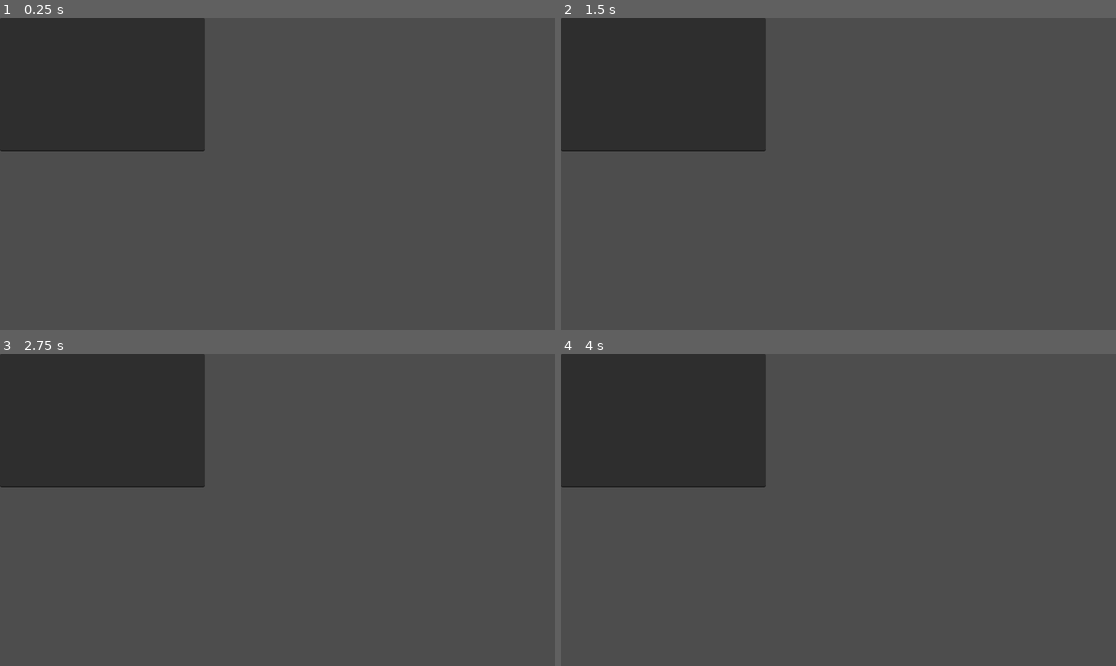
Above: before the commit, frames 1-4 (two rows, left to right).
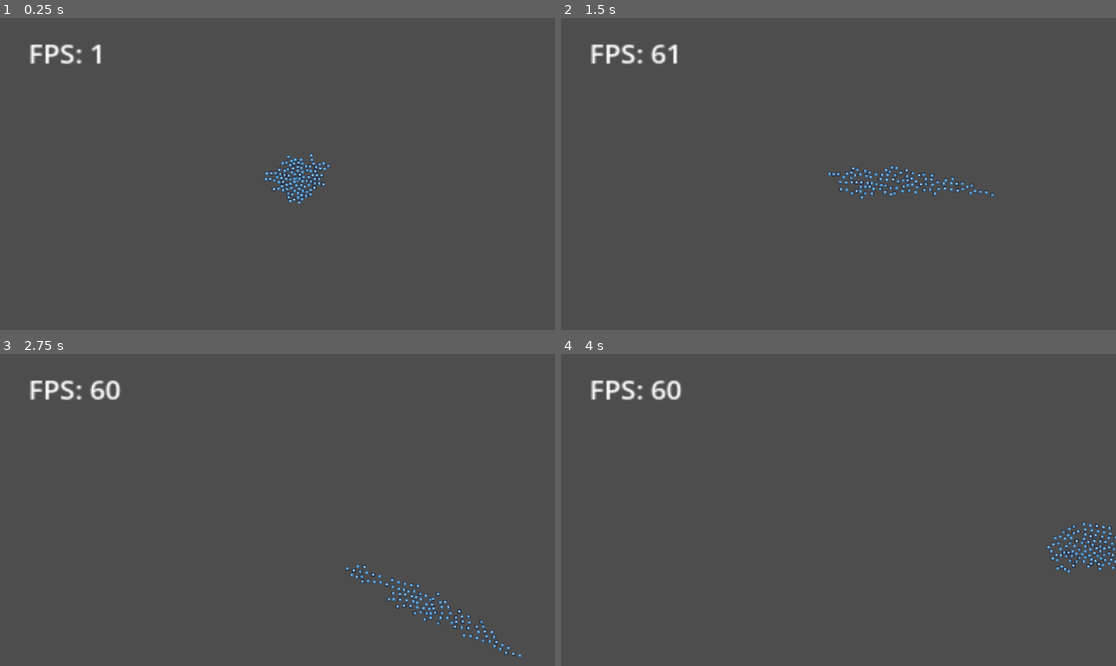
Above: after the commit, the same moments.

Repository: James-Perdue/GMTKJam24
Game: Godot game, scene res://scenes/RootLevel.tscn
Same seed, same stepped clock (60 frames per second), same inputs: the game is played once before the commit and once after it. Before the commit the project starts from res://scenes/test.tscn. The engine's default icon, where the game draws it, is replaced by a stand-in: a white triangle on a blue panel in a dark square.
Inputs:
- Up to frame 1 (0.25 s): no input
- Up to frame 2 (1.5 s): hold D (move_right, bound only after the commit) 0.53-1.28 s; hold S (move_down, bound only after the commit) from 1.28 s (still down)
- Up to frame 3 (2.75 s): release S (move_down, bound only after the commit) at 2.03 s; hold D (move_right, bound only after the commit) from 2.03 s (still down)
- Up to frame 4 (4 s): release D (move_right, bound only after the commit) at 2.78 s; hold W (move_up, bound only after the commit) 2.78-3.53 s; hold A (move_left, bound only after the commit) from 3.53 s (still down)

The runs differ from the first frame. In frame 1, 16% of the frame differs, in the area x 0-60%, y 0-60%; in frame 2, 16%; in frame 3, 16%, in the area x 0-94%, y 0-98%; in frame 4, 16%.

Commit message:
Cells round 1

Diff:
--- /dev/null
+++ b/Cell.tscn
@@ -0,0 +1,18 @@
+[gd_scene load_steps=4 format=3 uid="uid://03jcgxsedise"]
+
+[ext_resource type="Script" path="res://cell.gd" id="1_ou2ee"]
+[ext_resource type="SpriteFrames" uid="uid://buswbbf3dlopx" path="res://Sprite/Cell.tres" id="2_58gj8"]
+
+[sub_resource type="CircleShape2D" id="CircleShape2D_u24hl"]
+
+[node name="Cell" type="CharacterBody2D"]
+scale = Vector2(0.063, 0.063)
+motion_mode = 1
+script = ExtResource("1_ou2ee")
+
+[node name="CollisionShape2D" type="CollisionShape2D" parent="."]
+scale = Vector2(7.17039, 7.03077)
+shape = SubResource("CircleShape2D_u24hl")
+
+[node name="AnimatedSprite2D" type="AnimatedSprite2D" parent="."]
+sprite_frames = ExtResource("2_58gj8")
--- /dev/null
+++ b/Colony.tscn
@@ -0,0 +1,12 @@
+[gd_scene load_steps=3 format=3 uid="uid://bx4n2alsx7ws4"]
+
+[ext_resource type="Script" path="res://colony.gd" id="1_xd5u4"]
+[ext_resource type="Texture2D" uid="uid://cnh6fxrqyf5bo" path="res://icon.svg" id="2_j5ywq"]
+
+[node name="Colony" type="Node2D"]
+scale = Vector2(0.25, 0.25)
+script = ExtResource("1_xd5u4")
+
+[node name="Sprite2D" type="Sprite2D" parent="."]
+visible = false
+texture = ExtResource("2_j5ywq")
--- /dev/null
+++ b/PlayerController.tscn
@@ -0,0 +1,9 @@
+[gd_scene load_steps=3 format=3 uid="uid://clhgopfoq7iyb"]
+
+[ext_resource type="Script" path="res://player_controller.gd" id="1_1ob37"]
+[ext_resource type="PackedScene" uid="uid://bx4n2alsx7ws4" path="res://Colony.tscn" id="2_3b7ar"]
+
+[node name="PlayerController" type="Node2D"]
+script = ExtResource("1_1ob37")
+
+[node name="Colony" parent="." instance=ExtResource("2_3b7ar")]
--- /dev/null
+++ b/Sprite/Cell.tres
@@ -0,0 +1,14 @@
+[gd_resource type="SpriteFrames" load_steps=2 format=3 uid="uid://buswbbf3dlopx"]
+
+[ext_resource type="Texture2D" uid="uid://cnh6fxrqyf5bo" path="res://icon.svg" id="1_resh5"]
+
+[resource]
+animations = [{
+"frames": [{
+"duration": 1.0,
+"texture": ExtResource("1_resh5")
+}],
+"loop": true,
+"name": &"default",
+"speed": 5.0
+}]
--- /dev/null
+++ b/cell.gd
@@ -0,0 +1,22 @@
+extends CharacterBody2D
+
+const SPEED = 300.0
+const JUMP_VELOCITY = -400.0
+const moveDeadZone = 50
+
+var target_position = Vector2.ZERO
+var colony : Node2D
+
+func _ready() -> void:
+	pass
+
+func _physics_process(_delta: float) -> void:
+	if(colony):
+		target_position = colony.position
+		# Get the input direction and handle the movement/deceleration.
+		if((target_position - position).length_squared() > moveDeadZone):
+			var direction := (target_position - position).normalized()
+			if direction:
+				velocity = direction * SPEED
+
+			move_and_slide()
--- /dev/null
+++ b/colony.gd
@@ -0,0 +1,35 @@
+extends Node2D
+var Cell = preload("res://Cell.tscn")
+var speed = 400
+var velocity = Vector2.ZERO
+var cellCount = 0
+var spawnRadius = 1
+
+# Called when the node enters the scene tree for the first time.
+func _ready() -> void:
+	for i in range(100):
+		spawnCell()
+
+
+	print(get_tree().current_scene)
+
+# Called every frame. 'delta' is the elapsed time since the previous frame.
+func _process(delta: float) -> void:
+	position += velocity * delta
+
+func move(direction: Vector2):
+	velocity = direction.normalized() * speed
+
+func spawnCell():
+	var random_angle = randf() * 2 * PI  # Random angle in radians
+	var new_point = Vector2(
+		position.x + spawnRadius * cos(random_angle),
+		position.y + spawnRadius * sin(random_angle)
+	)
+
+	var cellInstance = Cell.instantiate()
+	get_parent().add_child.call_deferred(cellInstance)
+	cellInstance.position = new_point
+	cellInstance.colony = self
+	cellCount+=1
+	spawnRadius += 1
--- /dev/null
+++ b/player_controller.gd
@@ -0,0 +1,12 @@
+extends Node2D
+var colony: Node2D
+
+# Called when the node enters the scene tree for the first time.
+func _ready() -> void:
+	colony = $Colony
+
+func _process(_delta: float) -> void:
+	var input_vector = Vector2.ZERO
+	input_vector.x = Input.get_action_strength("move_right") - Input.get_action_strength("move_left")
+	input_vector.y = Input.get_action_strength("move_down") - Input.get_action_strength("move_up")
+	colony.move(input_vector)
--- a/project.godot
+++ b/project.godot
@@ -11,9 +11,32 @@
 [application]
 
 config/name="Gmtk Jam 24"
-run/main_scene="res://scenes/test.tscn"
+run/main_scene="res://scenes/RootLevel.tscn"
 config/features=PackedStringArray("4.3", "GL Compatibility")
 config/icon="res://icon.svg"
+
+[input]
+
+move_up={
+"deadzone": 0.5,
+"events": [Object(InputEventKey,"resource_local_to_scene":false,"resource_name":"","device":-1,"window_id":0,"alt_pressed":false,"shift_pressed":false,"ctrl_pressed":false,"meta_pressed":false,"pressed":false,"keycode":0,"physical_keycode":87,"key_label":0,"unicode":119,"location":0,"echo":false,"script":null)
+]
+}
+move_down={
+"deadzone": 0.5,
+"events": [Object(InputEventKey,"resource_local_to_scene":false,"resource_name":"","device":-1,"window_id":0,"alt_pressed":false,"shift_pressed":false,"ctrl_pressed":false,"meta_pressed":false,"pressed":false,"keycode":0,"physical_keycode":83,"key_label":0,"unicode":115,"location":0,"echo":false,"script":null)
+]
+}
+move_left={
+"deadzone": 0.5,
+"events": [Object(InputEventKey,"resource_local_to_scene":false,"resource_name":"","device":-1,"window_id":0,"alt_pressed":false,"shift_pressed":false,"ctrl_pressed":false,"meta_pressed":false,"pressed":false,"keycode":0,"physical_keycode":65,"key_label":0,"unicode":97,"location":0,"echo":false,"script":null)
+]
+}
+move_right={
+"deadzone": 0.5,
+"events": [Object(InputEventKey,"resource_local_to_scene":false,"resource_name":"","device":-1,"window_id":0,"alt_pressed":false,"shift_pressed":false,"ctrl_pressed":false,"meta_pressed":false,"pressed":false,"keycode":0,"physical_keycode":68,"key_label":0,"unicode":100,"location":0,"echo":false,"script":null)
+]
+}
 
 [rendering]
 
--- /dev/null
+++ b/scenes/RootLevel.tscn
@@ -0,0 +1,17 @@
+[gd_scene load_steps=3 format=3 uid="uid://nwy5vuwjgas0"]
+
+[ext_resource type="PackedScene" uid="uid://clhgopfoq7iyb" path="res://PlayerController.tscn" id="1_lfa0c"]
+[ext_resource type="Script" path="res://scenes/fpsLabel.gd" id="2_j4yvl"]
+
+[node name="RootLevel" type="Node2D"]
+
+[node name="PlayerController" parent="." instance=ExtResource("1_lfa0c")]
+position = Vector2(617, 336)
+
+[node name="Label" type="Label" parent="."]
+offset_left = 59.0
+offset_top = 36.0
+offset_right = 99.0
+offset_bottom = 59.0
+scale = Vector2(3.5606, 3.25453)
+script = ExtResource("2_j4yvl")
--- /dev/null
+++ b/scenes/fpsLabel.gd
@@ -0,0 +1,12 @@
+extends Label
+
+
+# Called when the node enters the scene tree for the first time.
+func _ready() -> void:
+	pass # Replace with function body.
+
+
+# Called every frame. 'delta' is the elapsed time since the previous frame.
+func _process(delta: float) -> void:
+	var fps = Engine.get_frames_per_second()
+	text = "FPS: " + str(fps)
--- a/scenes/test.tscn
+++ b/scenes/test.tscn
@@ -1,7 +1,7 @@
-[gd_scene format=3 uid="uid://cr8o2aq4moqev"]
+[gd_scene load_steps=2 format=3 uid="uid://cr8o2aq4moqev"]
 
-[node name="Node2D" type="Node2D"]
+[ext_resource type="PackedScene" uid="uid://clhgopfoq7iyb" path="res://PlayerController.tscn" id="1_rveow"]
 
-[node name="TextEdit" type="TextEdit" parent="."]
-offset_right = 425.0
-offset_bottom = 277.0
+[node name="RootLevel" type="Node2D"]
+
+[node name="PlayerController" parent="." instance=ExtResource("1_rveow")]
